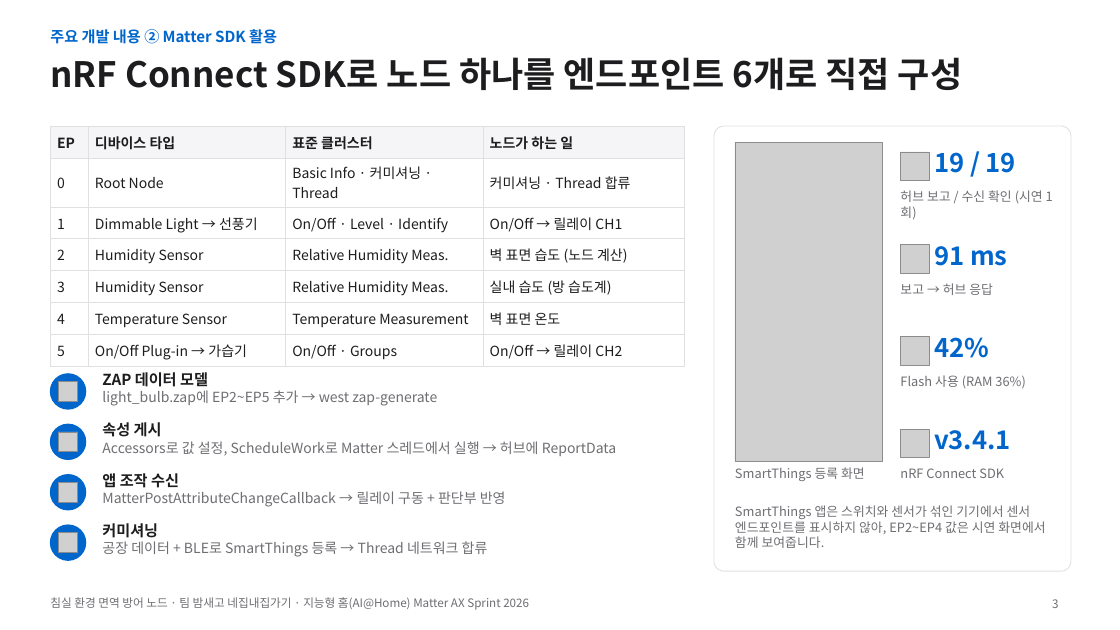
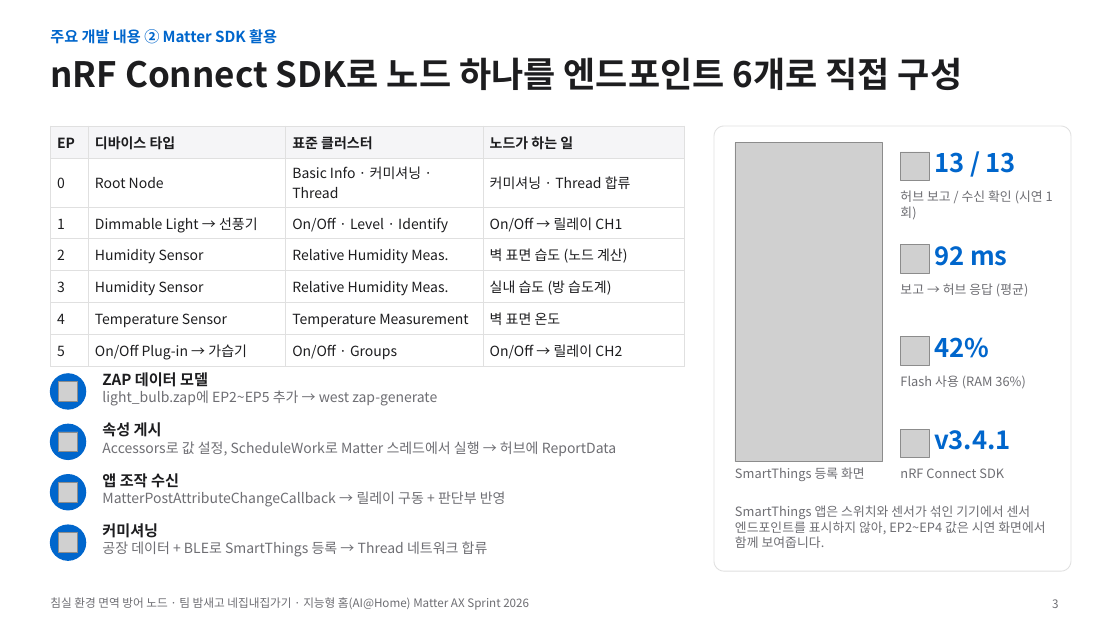
Before and after one commit to 55wind/matter-iot, a slide deck: slide 3 of docs/발표자료_침실노드.pptx. Drawn at 1120x630 pixels with LibreOffice and Linux fonts; fonts in the diff are those of the drawing; grey boxes stand for pictures. Boxes give left, top, right and bottom in pixels: in the first picture for what was removed or moved away, otherwise in the second. Text is boxed around its words. In the diff, an @@ line names an element or a change of style, - is before the commit and + after.

```diff
--- a/docs/발표자료_침실노드.pptx
+++ b/docs/발표자료_침실노드.pptx
@@ text at [934, 152, 1016, 173]: text changed @@
-19 / 19
+13 / 13
@@ text at [934, 246, 1007, 266]: text changed @@
-91 ms
+92 ms
@@ text at [900, 283, 1028, 296]: text changed @@
-보고 → 허브 응답
+보고 → 허브 응답 (평균)
```
Also in this commit, not shown: 1 other slide changed, 6 other files.
